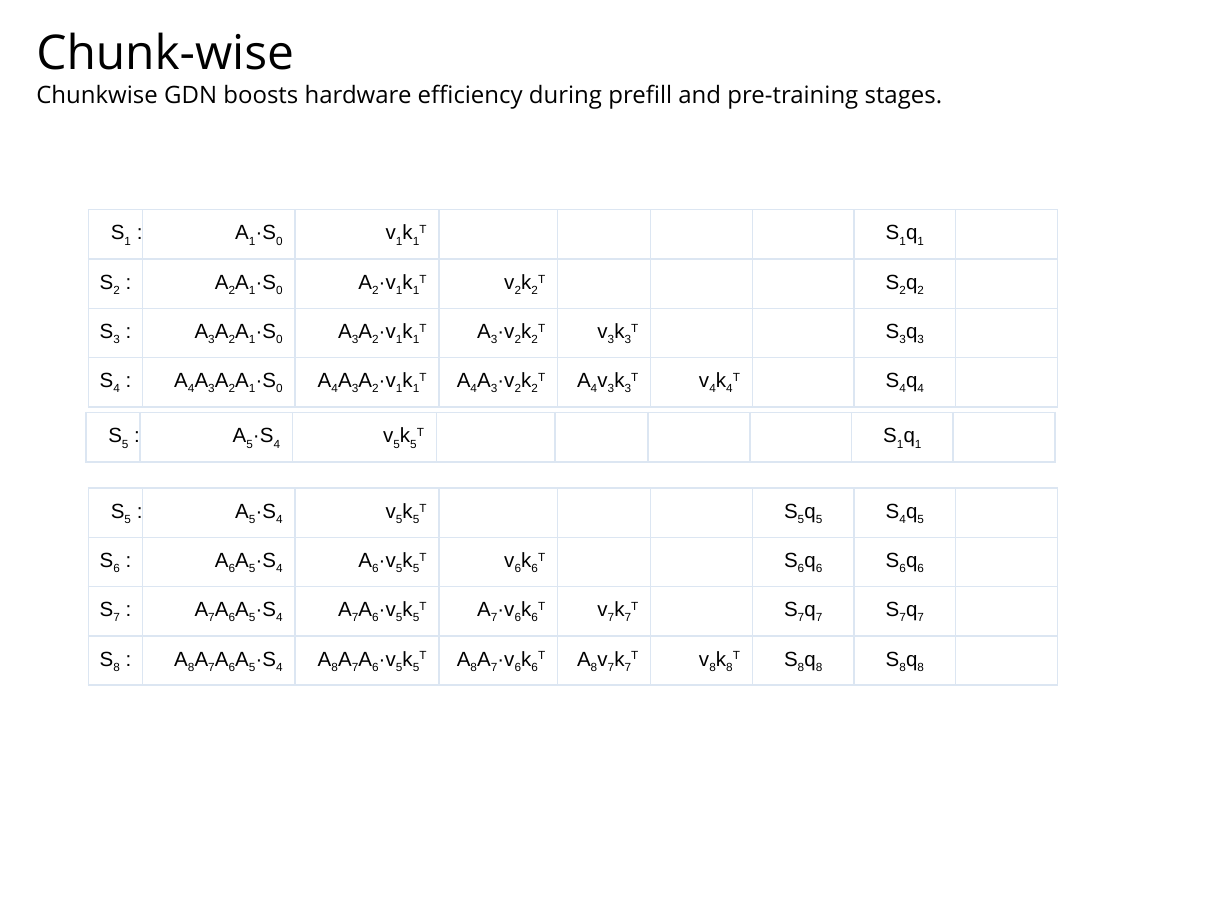
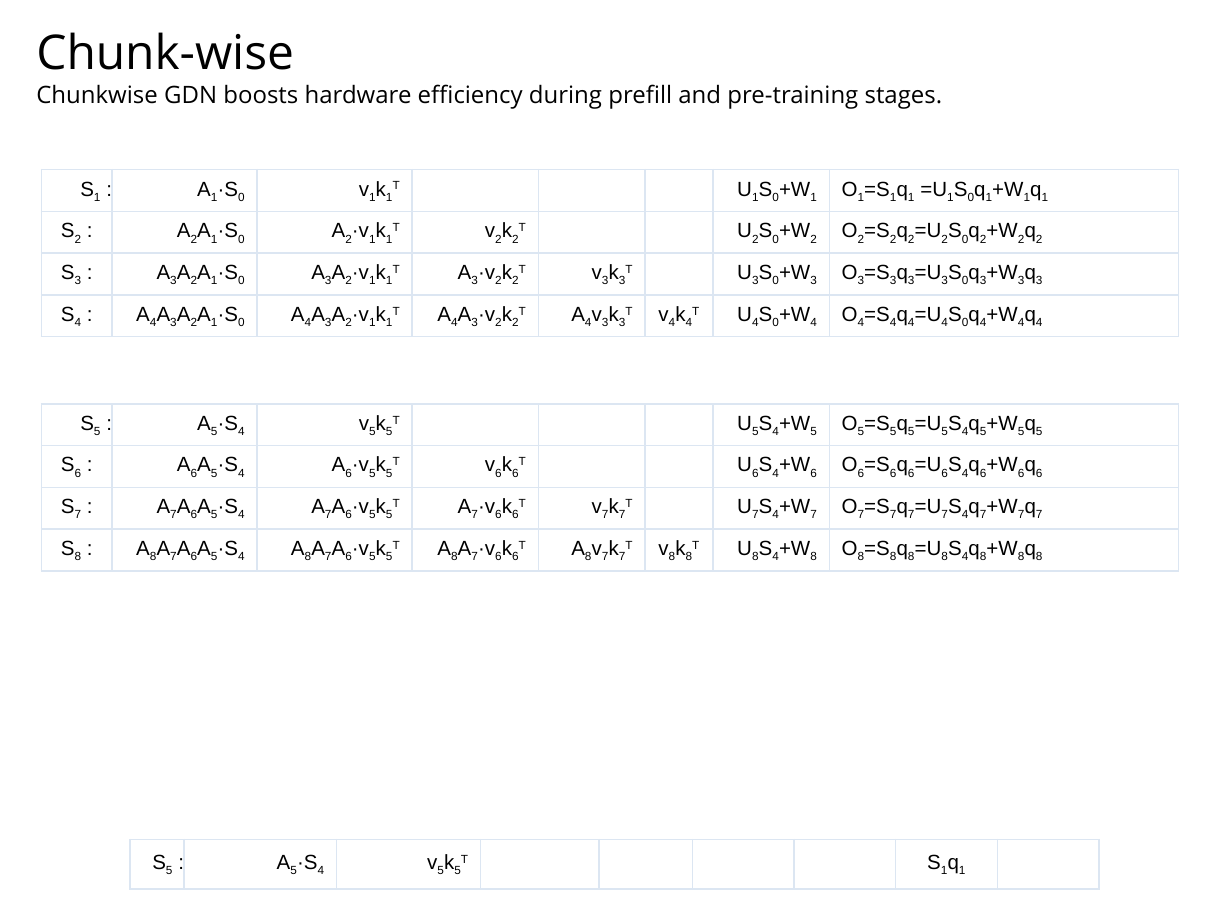
Before and after one commit to navibator/crazy-ai, a slide deck: slide 6 of temp.pptx. Drawn at 1232x924 pixels with LibreOffice and Linux fonts; fonts in the diff are those of the drawing. Boxes give left, top, right and bottom in pixels: in the first picture for what was removed or moved away, otherwise in the second. Text is boxed around its words. In the diff, an @@ line names an element or a change of style, - is before the commit and + after.

Commit message:
update

```diff
--- a/temp.pptx
+++ b/temp.pptx
@@ table at (x1=42, y1=170, x2=1178, y2=338) @@
-column 7:  |  |  | 
-column 8: S1q1 | S2q2 | S3q3 | S4q4
-column 9:  |  |  | 
+column 7: U1S0+W1 | U2S0+W2 | U3S0+W3 | U4S0+W4
+column 8: O1=S1q1 =U1S0q1+W1q1 | O2=S2q2=U2S0q2+W2q2 | O3=S3q3=U3S0q3+W3q3 | O4=S4q4=U4S0q4+W4q4
@@ table resized from (x1=89, y1=209, x2=1061, y2=675) to (x1=42, y1=170, x2=1178, y2=338) @@
@@ table at (x1=42, y1=404, x2=1178, y2=572) @@
-column 7: S5q5 | S6q6 | S7q7 | S8q8
-column 8: S4q5 | S6q6 | S7q7 | S8q8
-column 9:  |  |  | 
+column 7: U5S4+W5 | U6S4+W6 | U7S4+W7 | U8S4+W8
+column 8: O5=S5q5=U5S4q5+W5q5 | O6=S6q6=U6S4q6+W6q6 | O7=S7q7=U7S4q7+W7q7 | O8=S8q8=U8S4q8+W8q8
@@ table resized from (x1=89, y1=488, x2=1061, y2=685) to (x1=42, y1=404, x2=1178, y2=572) @@
@@ table resized from (x1=86, y1=413, x2=1058, y2=523) to (x1=131, y1=839, x2=1103, y2=888) @@
```
